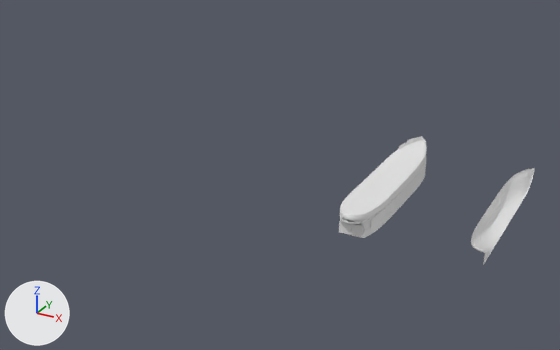
An edit to the Blender file Content/New 3D Models/SM_Ship_001.blend, drawn before and after from the same camera.
One viewpoint serves both versions: a 50 mm camera at (5.75, -15.65, 7.46) aimed at (-2.88, 0.04, -0.39). The lights are fixed; the arrows at lower left show +X, +Y and +Z. The same objects are shown in both versions, whatever each file hides.
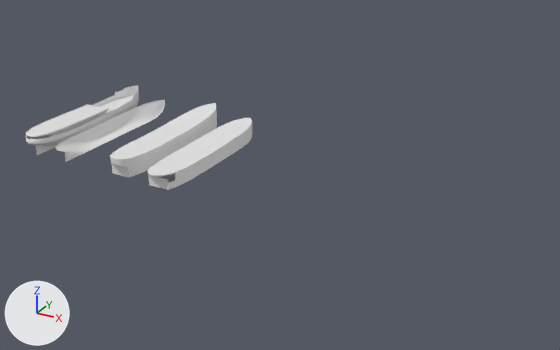
The change, as a diff of the scene's bpy script:
```diff
--- a/Content/New 3D Models/SM_Ship_001.blend.py
+++ b/Content/New 3D Models/SM_Ship_001.blend.py
@@ me_plane @@
 # used by ob_plane; location = (0.0, 0.0, 0.0); scale = (-0.441, 1.0, 1.0)
-me_plane.from_pydata(...)  # 1479 vertices, 1481 faces; spans x 0.0..0.97, y -2.27..2.28, z -0.32..0.44
+me_plane.from_pydata(...)  # 1682 vertices, 1678 faces; spans x 0.0..0.97, y -2.27..2.28, z -0.32..0.44
+# me_plane part 1
+# 27 vertices are removed from x 0.0, y -2.24..2.25, z 0.11..0.15
+# 97 faces are deleted
+# 6 vertices move from x 0.0..0.25, y -2.24..2.01, z -0.01..0.11 to x 0.0..0.17, y -2.24..2.04, z -0.01..0.1
+# 134 vertices are added at x 0.0..0.95, y -2.26..2.25, z -0.25..0.3
+# 24 new vertices lie (0.0, -0.06, 0.0) away from vertices in x 0.77..0.96, y 0.53, z -0.22..0.2
+# 15 new vertices lie (0.0, -0.07, 0.0) away from vertices in x 0.88..0.96, y 0.47, z -0.14..0.2
+# 9 new vertices lie (0.01, -0.06, 0.0) away from vertices in x 0.73..0.87, y 0.53, z -0.24..-0.15
+# 11 new vertices lie (0.01, -0.07, 0.0) away from vertices in x 0.74..0.93, y 0.47, z -0.24..-0.01
+# 8 new vertices lie (-0.02, -0.05, 0.0) away from vertices in x 0.82..0.9, y -1.41, z -0.04..0.08
+# 6 new vertices lie (0.0, -0.07, 0.0) away from vertices in x 0.77..0.88, y 0.47, z -0.23..-0.15
+# 5 new vertices lie (0.04, 0.16, 0.0) away from vertices in x 0.82..0.87, y -1.62, z 0.04..0.19
+# 8 new vertices lie (-0.26, 0.0, 0.0) away from vertices in x 0.88..0.95, y -1.63..0.09, z 0.28..0.3
+# 5 new vertices lie (-0.23, 0.0, 0.0) away from vertices in x 0.65..0.92, y -2.04..0.53, z 0.1..0.3
+# 5 new vertices lie (-0.69, 0.0, 0.0) away from vertices in x 0.69, y -0.34..0.53, z 0.1..0.3
+# 294 new faces join them
@@ ob_cube @@
 ob_cube = bpy.data.objects.new('Cube', me_cube_001)
-ob_cube.location = (0.0, 0.0, 0.0)
+ob_cube.location = (-5.08, 0.0, 0.0)
 ob_cube.scale = (0.0169, 0.0169, 0.0169)
@@ ob_cube_001 @@
 ob_cube_001 = bpy.data.objects.new('Cube.001', me_cube)
-ob_cube_001.location = (0.0, 0.0, 0.0)
+ob_cube_001.location = (-6.25, 0.0, 0.0)
 _m = ob_cube_001.modifiers.new('Mirror', 'MIRROR')
@@ ob_plane @@
 ob_plane = bpy.data.objects.new('Plane', me_plane)
-ob_plane.location = (0.0, 0.0, 0.0)
+ob_plane.location = (-9.06, 0.0, 0.0)
 ob_plane.scale = (-0.441, 1.0, 1.0)
@@ ob_readyship @@
 ob_readyship = bpy.data.objects.new('ReadyShip', me_plane_001)
-ob_readyship.location = (2.84, 0.0, 0.0)
+ob_readyship.location = (-8.05, 0.0, 0.0)
 ob_readyship.scale = (-0.441, 1.0, 1.0)
```

Changed parts and their boxes [x1, y1, x2, y2] in the pictures (560 x 350 px):
'Cube.001', moved
    before: [340, 140, 426, 235]
    after: [110, 103, 217, 177]
'Cube', moved
    before: [339, 158, 427, 238]
    after: [148, 117, 252, 190]
'ReadyShip', moved
    before: [471, 168, 535, 265]
    after: [55, 100, 165, 162]
'Plane', reshaped, moved (30% wider, 28% shorter)
    before: [340, 136, 427, 233]
    after: [26, 85, 139, 155]
part 1 of me_plane, built on
    before: [342, 165, 413, 216]
    after: [26, 89, 137, 142]
